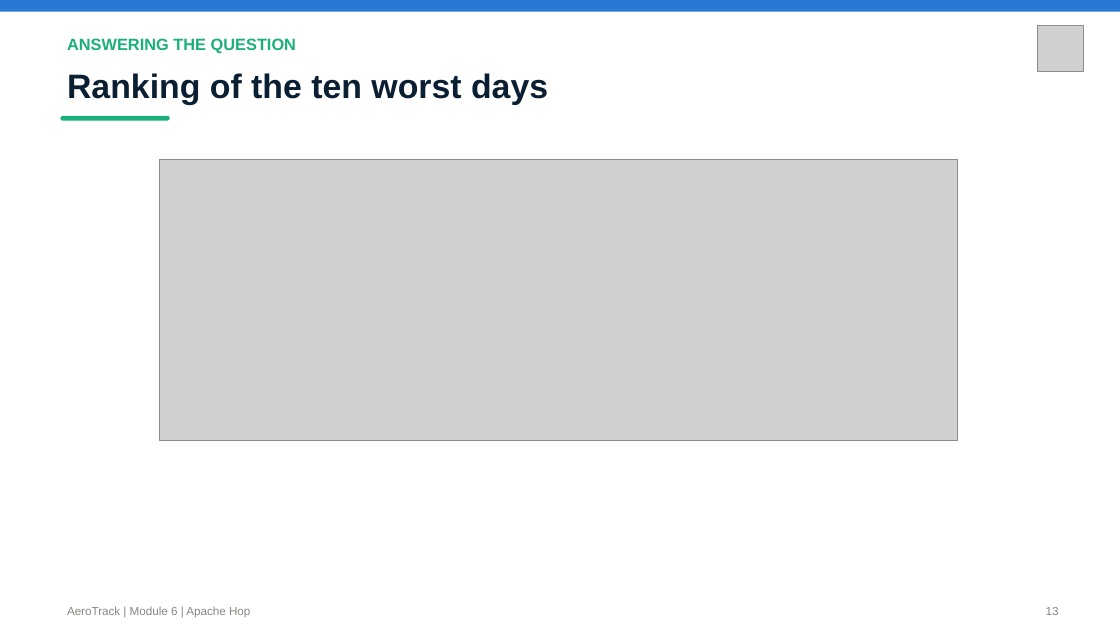
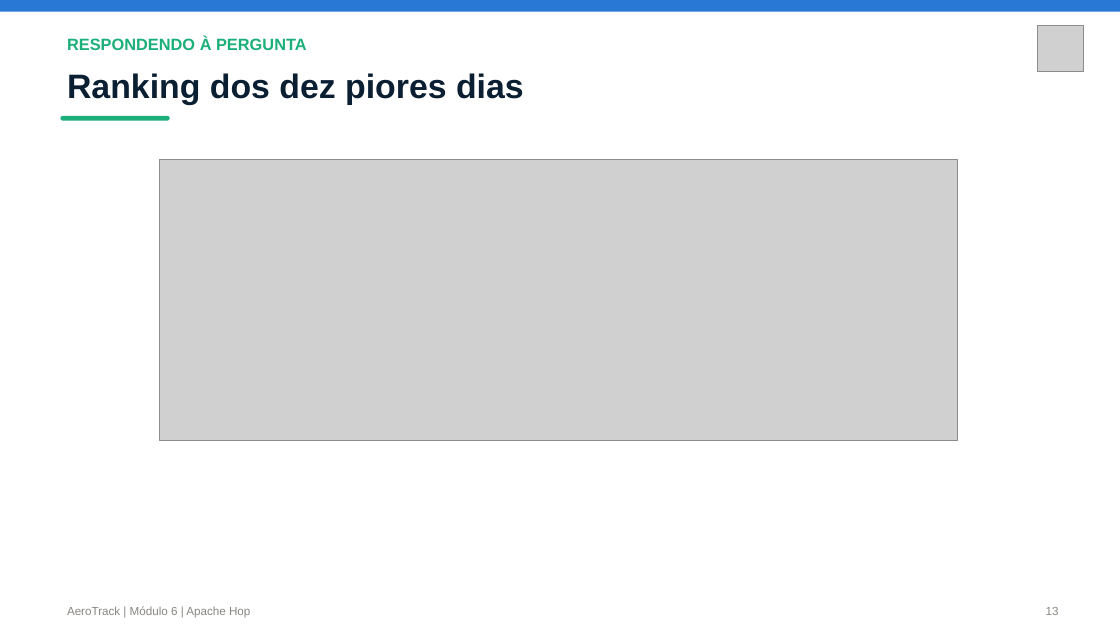
Before and after one commit to JulianaBallin/AeroTrack, a slide deck: slide 13 of docs/evidencias/AeroTrack-Apresentacao-Modulo6.pptx. Drawn at 1120x630 pixels with LibreOffice and Linux fonts; fonts in the diff are those of the drawing; grey boxes stand for pictures. Boxes give left, top, right and bottom in pixels: in the first picture for what was removed or moved away, otherwise in the second. Text is boxed around its words. In the diff, an @@ line names an element or a change of style, - is before the commit and + after.

```diff
--- a/docs/evidencias/AeroTrack-Apresentacao-Modulo6.pptx
+++ b/docs/evidencias/AeroTrack-Apresentacao-Modulo6.pptx
@@ text at (67,36,307,50): text changed @@
-ANSWERING THE QUESTION
+RESPONDENDO À PERGUNTA
@@ text at (67,73,524,105): text changed @@
-Ranking of the ten worst days
+Ranking dos dez piores dias
@@ text at (67,606,250,618): text changed @@
-AeroTrack | Module 6 | Apache Hop
+AeroTrack | Módulo 6 | Apache Hop
```
Also in this commit, not shown: 13 other slides changed, 2 slides added, 2 slides removed, 4 other files.
